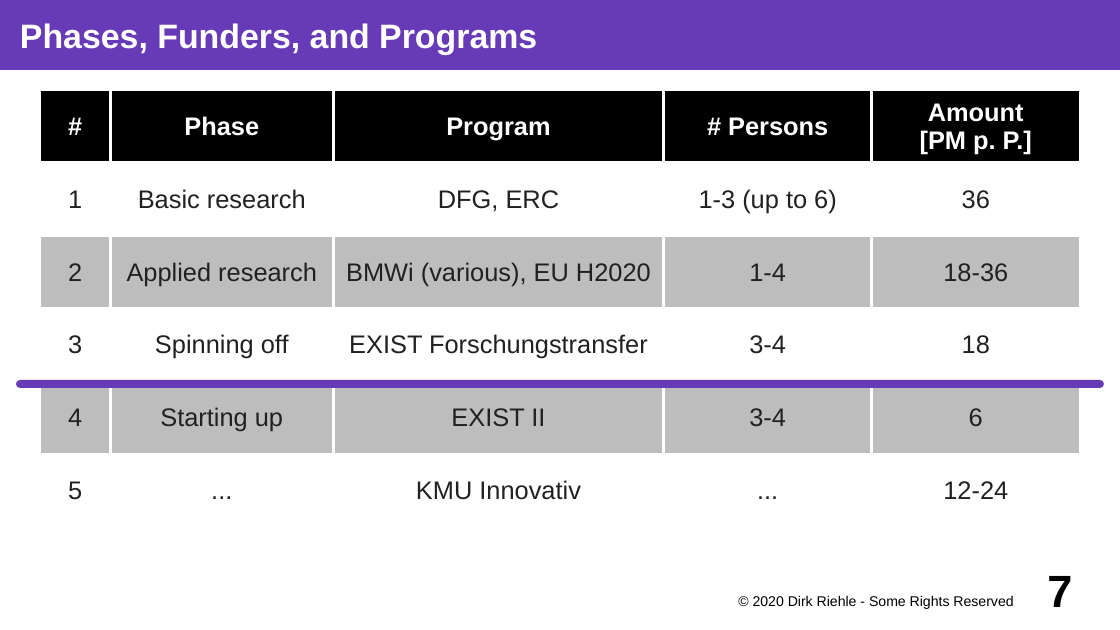
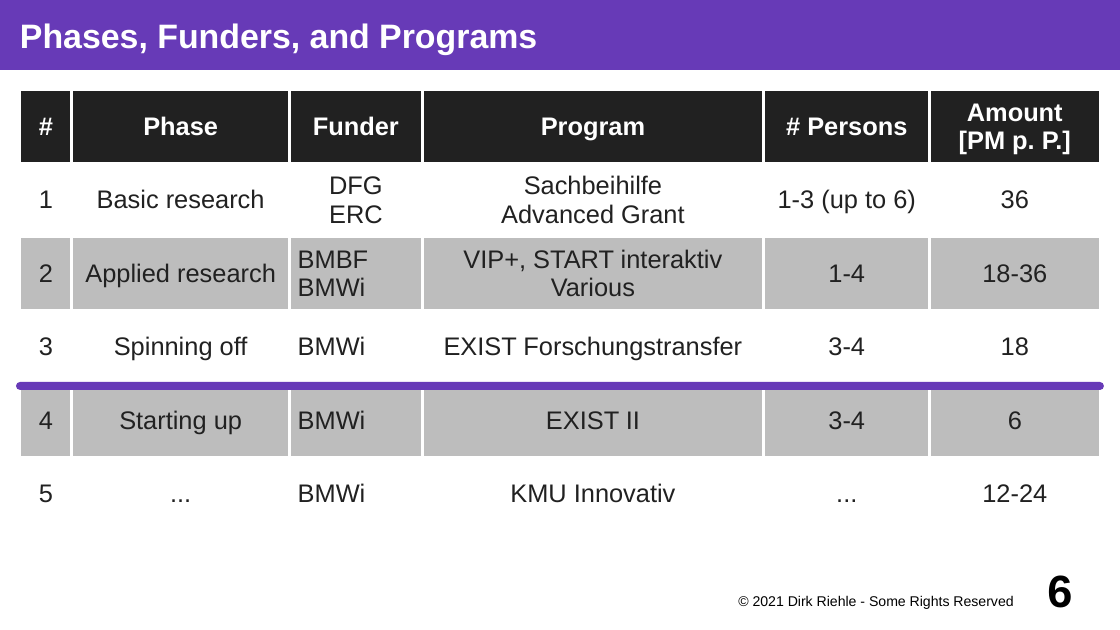
Before and after one commit to dirkriehle/coss-course, a slide deck: slide 6 of Lecture slides/COSS D03 - University Spin-offs.odp (slide 7 before the commit). Drawn at 1120x630 pixels with LibreOffice and Linux fonts; fonts in the diff are those of the drawing. Boxes give left, top, right and bottom in pixels: in the first picture for what was removed or moved away, otherwise in the second. Text is boxed around its words. In the diff, an @@ line names an element or a change of style, - is before the commit and + after.

```diff
--- a/Lecture slides/COSS D03 - University Spin-offs.odp
+++ b/Lecture slides/COSS D03 - University Spin-offs.odp
@@ table at box(20, 90, 1101, 532) @@
-column 3: Program | DFG, ERC | BMWi (various), EU H2020 | EXIST Forschungstransfer | EXIST II | KMU Innovativ
+column 3: Funder | DFG / ERC | BMBF / BMWi | BMWi | BMWi | BMWi
+column 4: Program | Sachbeihilfe / Advanced Grant | VIP+, START interaktiv / Various | EXIST Forschungstransfer | EXIST II | KMU Innovativ
@@ table: place and size @@
-table at box(40, 90, 1080, 528)
+table at box(20, 90, 1101, 532)
@@ text at box(753, 595, 1013, 609): text changed @@
-© 2020 Dirk Riehle - Some Rights Reserved
+© 2021 Dirk Riehle - Some Rights Reserved
@@ page number at box(1047, 575, 1072, 608): text changed @@
-7
+6
```
Also in this commit, not shown: 22 other slides changed, 4 slides added, 4 slides removed, 8 other files.
